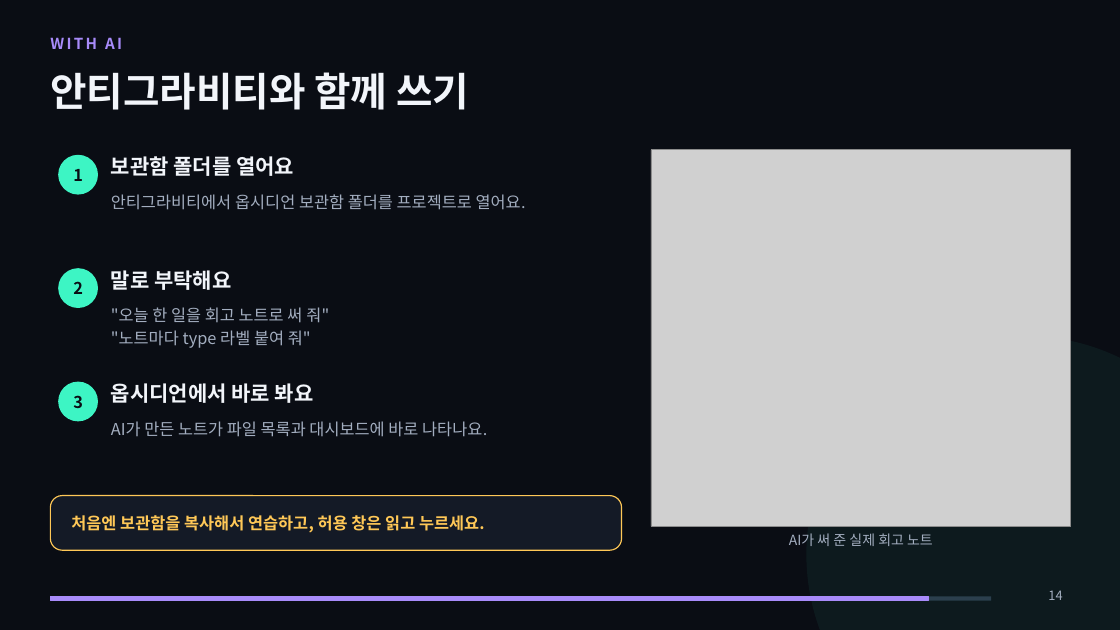
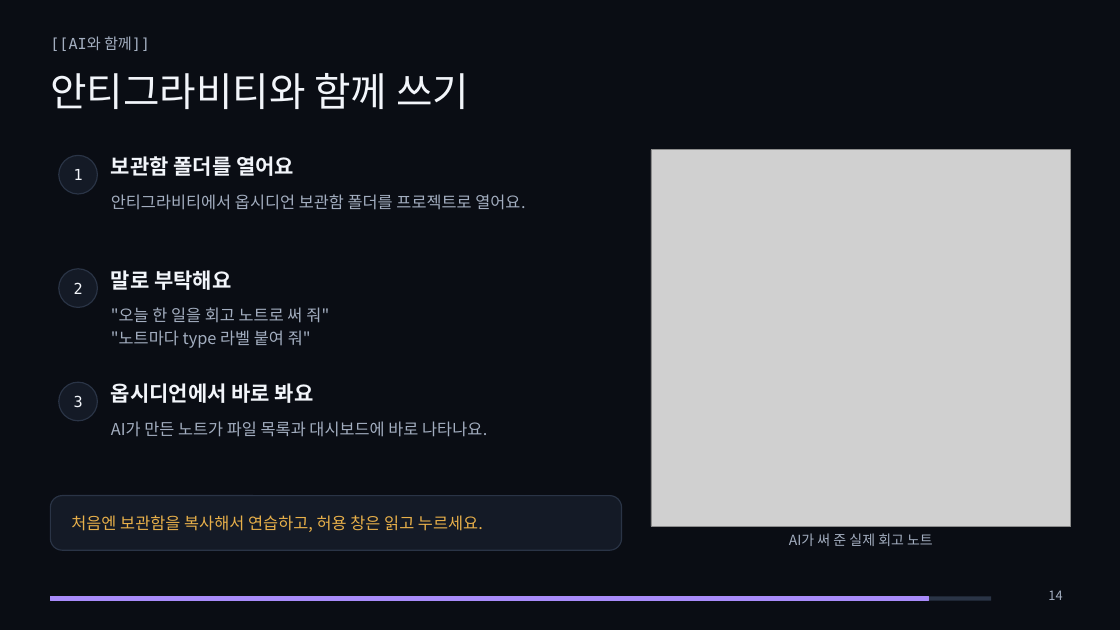
Before and after one commit to metaluca27/huhsame-script, a slide deck: slide 14 of docs/강의/옵시디언_입문/옵시디언_입문_강의.pptx. Drawn at 1120x630 pixels with LibreOffice and Linux fonts; fonts in the diff are those of the drawing; grey boxes stand for pictures. Boxes give left, top, right and bottom in pixels: in the first picture for what was removed or moved away, otherwise in the second. Text is boxed around its words. In the diff, an @@ line names an element or a change of style, - is before the commit and + after.

```diff
--- a/docs/강의/옵시디언_입문/옵시디언_입문_강의.pptx
+++ b/docs/강의/옵시디언_입문/옵시디언_입문_강의.pptx
@@ title "안티그라비티와 함께 쓰기" at [50, 73, 469, 109]: bold off @@
@@ text at [50, 36, 150, 51]: text changed; font Noto Sans CJK KR to DejaVu Sans Mono; text colour #A88BFA to #A3AEC0; bold off @@
-WITH AI
+[[AI와 함께]]
@@ size 14 to 13 pt, font Noto Sans CJK KR to DejaVu Sans Mono, text colour #0A0D14 to #F2F5FA, bold off in 3 elements at [74, 169, 83, 180], [74, 282, 83, 294], [74, 395, 83, 408] @@
@@ fill #3DF5C4 to #141A26; outline #3DF5C4 1 pt to #2A3446 1 pt in 3 elements at [59, 155, 97, 194], [59, 269, 97, 308], [59, 382, 97, 421] @@
@@ rounded rectangle at [50, 496, 622, 550]: outline #FFC857 1 pt to #2A3446 1 pt @@
@@ text "처음엔 보관함을 복사해서 연습하고, 허용 ..." at [71, 515, 483, 532]: text colour #FFC857 to #E8B04A, bold off @@
```
Also in this commit, not shown: 14 other slides changed, 9 other files.
